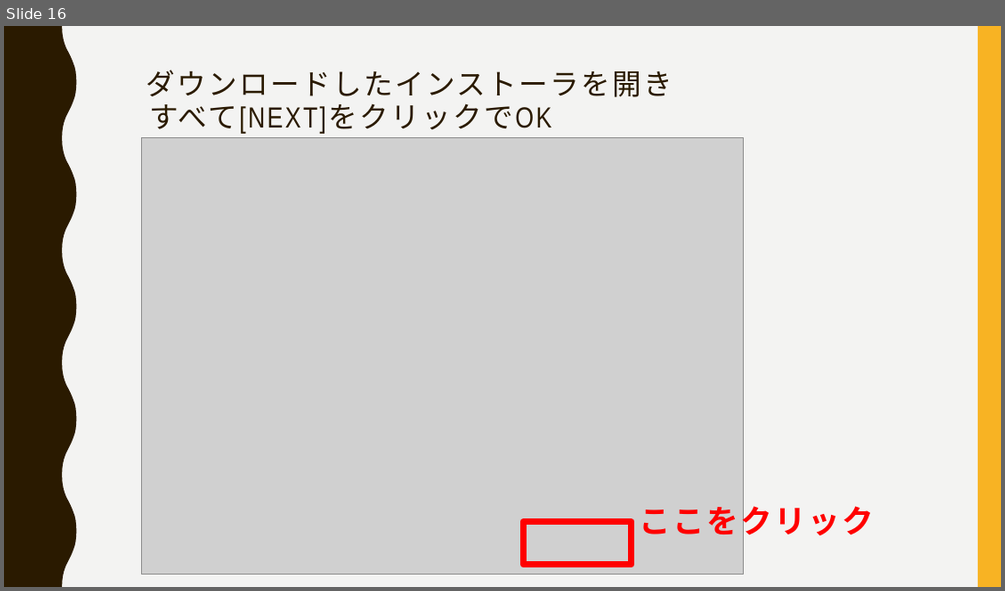
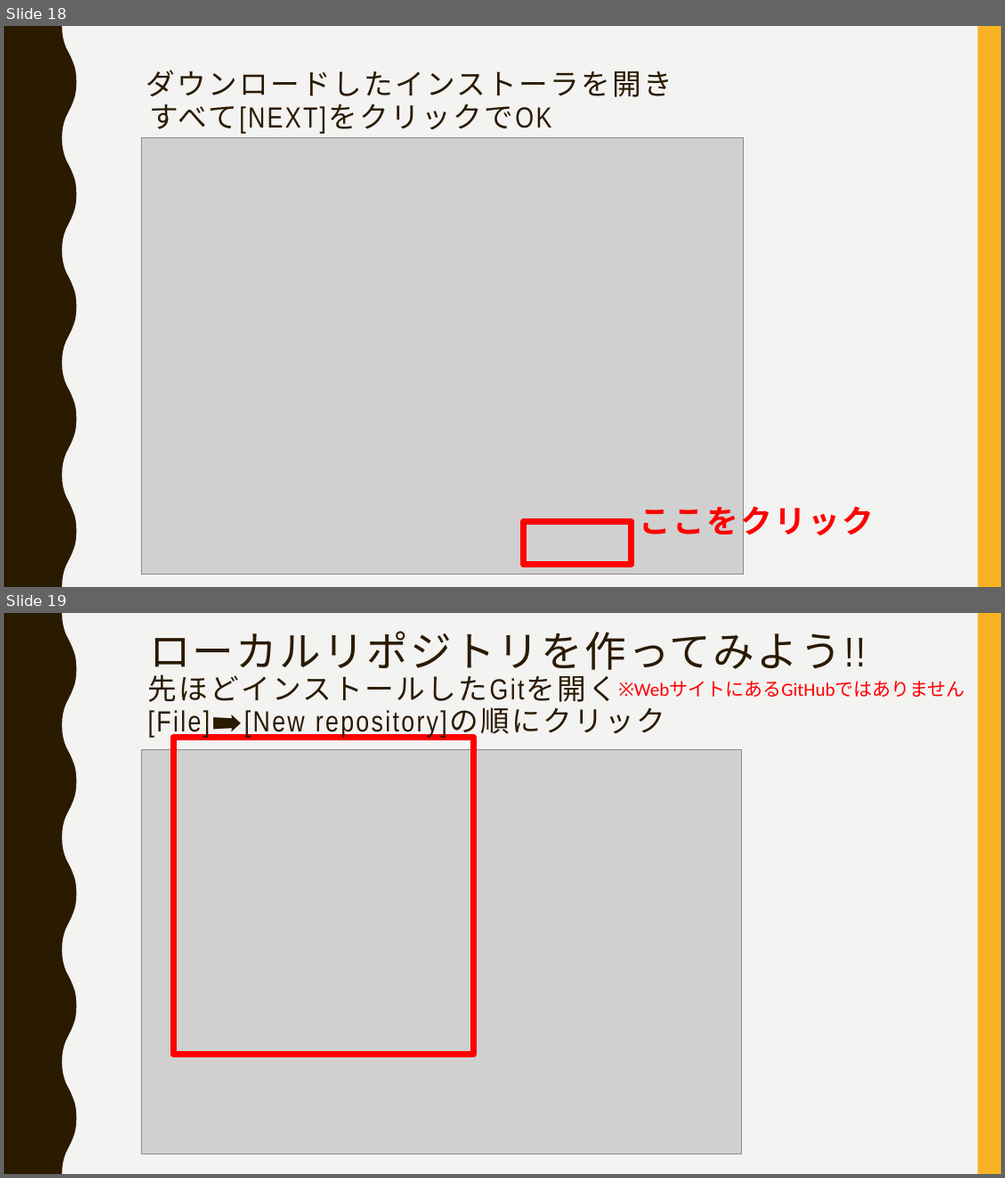
Before and after one commit to FIY24554/git_test, a slide deck: gitについて_加藤.pptx. Shown one above the other, each under a label of ours: slide 16 before the commit, slides 18 and 19 after it. The pictures are 1005x591 and 1005x1178 pixels, drawn with LibreOffice and Linux fonts; fonts in the diff are those of the drawing; grey boxes stand for pictures. Boxes give left, top, right and bottom in pixels: in the first picture for what was removed or moved away, otherwise in the second. Text is boxed around its words. In the diff, an @@ line names an element or a change of style, - is before the commit and + after.

```diff
--- a/gitについて_加藤.pptx
+++ b/gitについて_加藤.pptx
@@ slide 19 added at (4,613,1001,1174), background #F3F3F2; not listed: 2 template elements that a slide beside it also shows @@
@@ title added at (149,631,866,678), 40 pt, text #2A1A00 @@
+ローカルリポジトリを作ってみよう!!
@@ text added at (148,674,665,738), 28 pt, text #2A1A00 @@
+先ほどインストールしたGitを開く
+[File]➡[New repository]の順にクリック
@@ text added at (611,674,996,704), 18 pt, text #FF0000 @@
+※WebサイトにあるGitHubではありません
@@ rectangle added at (174,737,474,1054), outline #FF0000 6 pt @@
@@ picture added at (142,750,742,1153) @@
@@ what was slide 16 is now slide 18 @@
```
Also in this commit, not shown: 1 slide changed, 14 other slides added.
